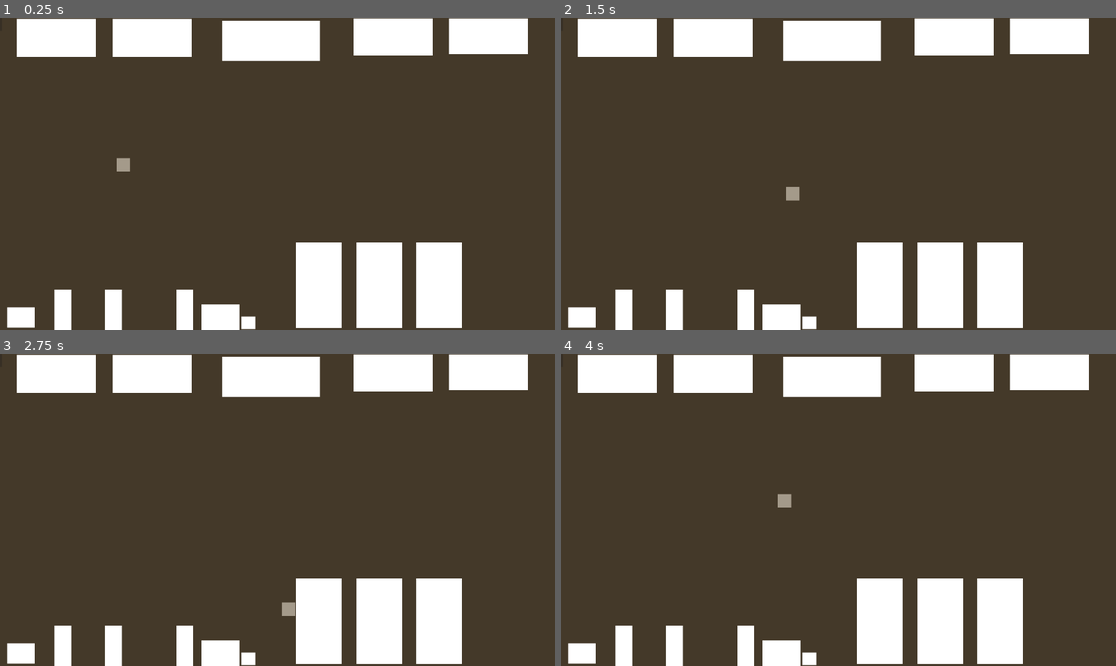
Above: before the commit, frames 1-4 (two rows, left to right).
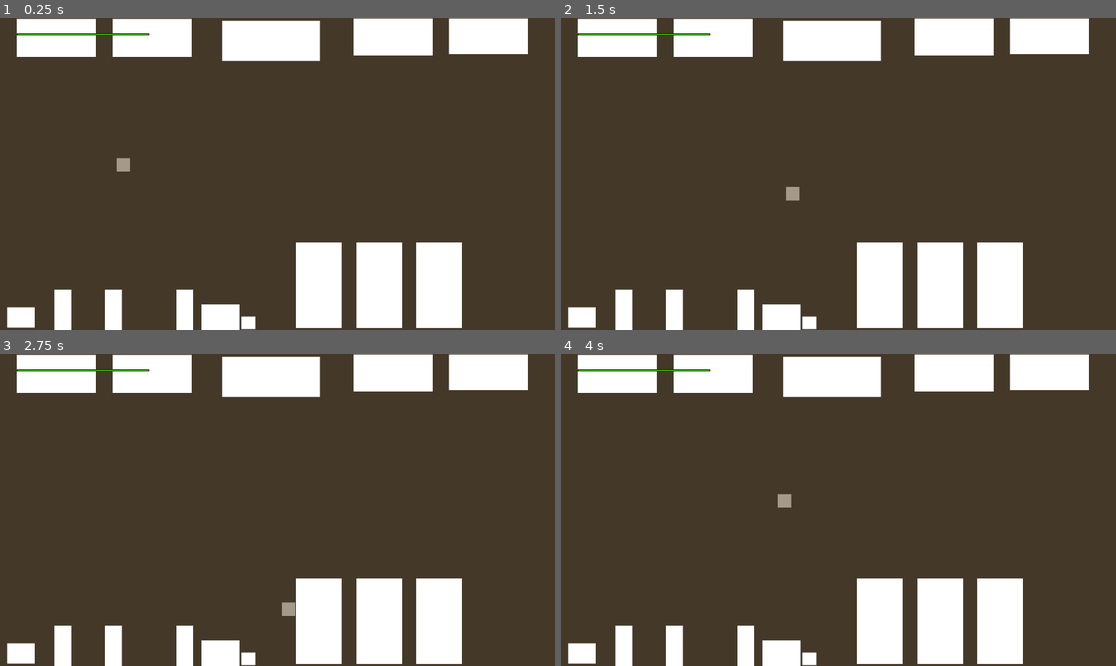
Above: after the commit, the same moments.

Repository: bwang-sketch/12-DT
Game: Godot game, scene res://node_2d.tscn
The game is run twice, just before and just after one commit, with the same random seed, the same clock (stepped at 60 frames per second) and the same inputs.
Inputs:
- Up to frame 1 (0.25 s): no input
- Up to frame 2 (1.5 s): tap Enter at 0.5 s; hold Right (ui_right) 0.53-1.28 s; hold Down (ui_down) from 1.28 s (still down)
- Up to frame 3 (2.75 s): release Down (ui_down) at 2.03 s; hold Right (ui_right) from 2.03 s (still down)
- Up to frame 4 (4 s): tap Space at 2.75 s; release Right (ui_right) at 2.78 s; hold Up (ui_up) 2.78-3.53 s; hold Left (ui_left) from 3.53 s (still down)

The runs differ from the first frame. In frame 1, 0.2% of the frame differs, in the area x 3-27%, y 4-6%; in frame 2, 0.2%; in frame 3, 0.2%; in frame 4, 0.2%.
Error after the commit: Cannot call method 'instantiate' on a null value. (res://manager.gd:8)

Commit message:
Finished health bar (enemy spawn almost)

Diff:
--- /dev/null
+++ b/12dt-game/enemy.gd
@@ -0,0 +1,11 @@
+extends CharacterBody2D
+
+
+# Called when the node enters the scene tree for the first time.
+func _ready() -> void:
+	pass # Replace with function body.
+
+
+# Called every frame. 'delta' is the elapsed time since the previous frame.
+func _process(delta: float) -> void:
+	pass
--- a/12dt-game/enemy.tscn
+++ b/12dt-game/enemy.tscn
@@ -1,4 +1,6 @@
 [gd_scene format=3 uid="uid://dcnpehhbyqtja"]
+
+[ext_resource type="Script" uid="uid://b7d7gicoq7ym2" path="res://enemy.gd" id="1_7k104"]
 
 [sub_resource type="CircleShape2D" id="CircleShape2D_7xaro"]
 radius = 18.027756
@@ -7,6 +9,7 @@
 radius = 19.0
 
 [node name="CharacterBody2D" type="CharacterBody2D" unique_id=910689165]
+script = ExtResource("1_7k104")
 
 [node name="ColorRect" type="ColorRect" parent="." unique_id=232318469]
 offset_left = -18.0
--- /dev/null
+++ b/12dt-game/manager.gd
@@ -0,0 +1,16 @@
+extends Node2D
+
+@export var enemy_spawn: PathFollow2D
+@export var enemy_scene: PackedScene
+
+# Called when the node enters the scene tree for the first time.
+func _spawn_enemy() -> void:
+	var enemy = enemy_scene.instantiate()
+	enemy_spawn.progress_ratio = randf_range(0.0, 1.0)
+	enemy.global_position = enemy_spawn.global_position
+	add_child(enemy)
+
+
+# Called every frame. 'delta' is the elapsed time since the previous frame.
+func _process(delta: float) -> void:
+	pass
--- a/12dt-game/node_2d.tscn
+++ b/12dt-game/node_2d.tscn
@@ -1,5 +1,6 @@
 [gd_scene format=3 uid="uid://dyj63d2ucw30q"]
 
+[ext_resource type="Script" uid="uid://dil1a2hwd7rp0" path="res://manager.gd" id="1_0e48y"]
 [ext_resource type="PackedScene" uid="uid://buyqcvi5km5hj" path="res://player.tscn" id="1_wtcfe"]
 
 [sub_resource type="RectangleShape2D" id="RectangleShape2D_wtcfe"]
@@ -29,7 +30,29 @@
 [sub_resource type="RectangleShape2D" id="RectangleShape2D_4d7sh"]
 size = Vector2(6, 651.5)
 
+[sub_resource type="StyleBoxFlat" id="StyleBoxFlat_wtcfe"]
+bg_color = Color(0.9647059, 0, 0, 1)
+
+[sub_resource type="StyleBoxFlat" id="StyleBoxFlat_0e48y"]
+bg_color = Color(0.26666668, 1, 0, 1)
+border_width_left = 1
+border_width_top = 1
+border_width_right = 1
+border_width_bottom = 1
+border_color = Color(0.1882353, 0, 0, 1)
+corner_radius_top_left = 5
+corner_radius_top_right = 5
+corner_radius_bottom_right = 5
+corner_radius_bottom_left = 5
+
+[sub_resource type="Curve2D" id="Curve2D_0e48y"]
+_data = {
+"points": PackedVector2Array(0, 0, 0, 0, 904, 182, 0, 0, 0, 0, 761, 378, 0, 0, 0, 0, 672, 141, 0, 0, 0, 0, 901, 179)
+}
+point_count = 4
+
 [node name="Node2D" type="Node2D" unique_id=1454970592]
+script = ExtResource("1_0e48y")
 
 [node name="CharacterBody2D" parent="." unique_id=1052891024 node_paths=PackedStringArray("health_ui") instance=ExtResource("1_wtcfe")]
 position = Vector2(256, 305)
@@ -203,9 +226,26 @@
 [node name="CanvasLayer" type="CanvasLayer" parent="." unique_id=1180093717]
 
 [node name="ProgressBar" type="ProgressBar" parent="CanvasLayer" unique_id=443106913]
-offset_right = 4.0
-offset_bottom = 27.0
+offset_left = 35.0
+offset_top = 32.0
+offset_right = 310.0
+offset_bottom = 36.0
+theme_override_colors/font_color = Color(0, 0.7073739, 0.33746186, 1)
+theme_override_styles/background = SubResource("StyleBoxFlat_wtcfe")
+theme_override_styles/fill = SubResource("StyleBoxFlat_0e48y")
 max_value = 10.0
 step = 0.1
 value = 10.0
 show_percentage = false
+
+[node name="Path2D" type="Path2D" parent="." unique_id=97805763]
+curve = SubResource("Curve2D_0e48y")
+
+[node name="PathFollow2D" type="PathFollow2D" parent="Path2D" unique_id=1558974251]
+position = Vector2(904, 182)
+rotation = 2.2011077
+
+[node name="Timer" type="Timer" parent="." unique_id=2038776079]
+autostart = true
+
+[connection signal="timeout" from="Timer" to="." method="_spawn_enemy"]
Not shown, added: 12dt-game/enemy.gd.uid
Not shown, added: 12dt-game/manager.gd.uid
